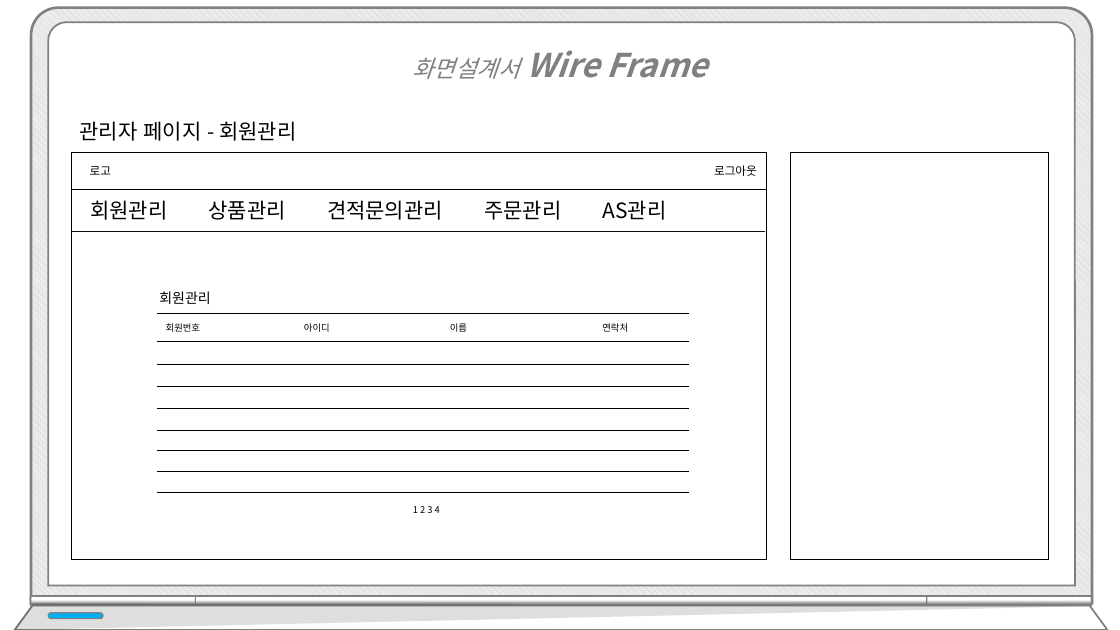
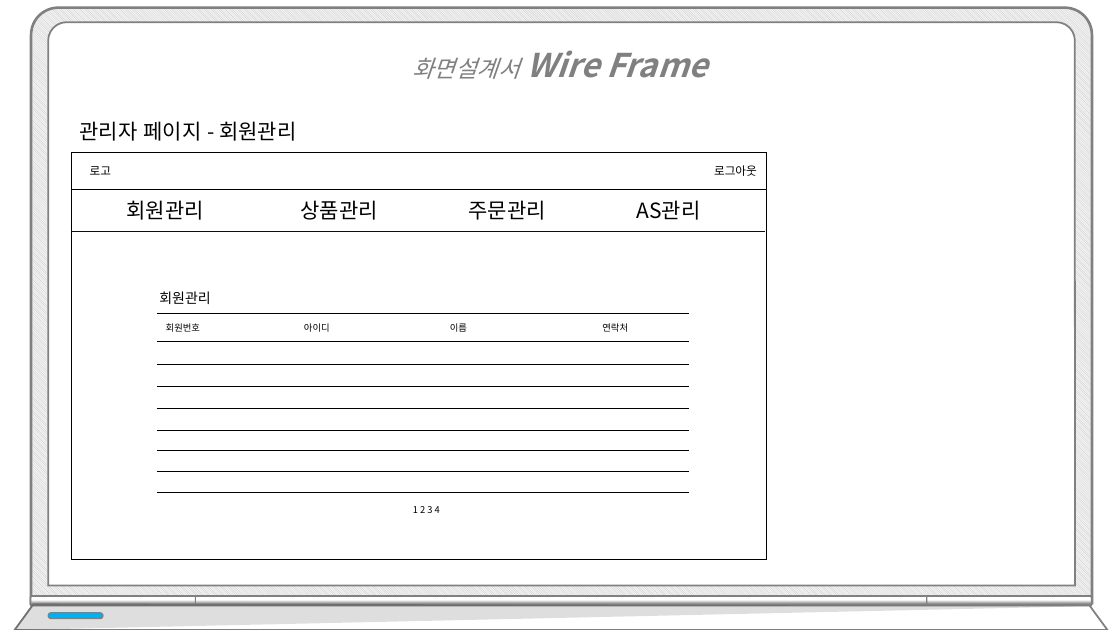
Before and after one commit to hhsw07/ezen-academy-projects, a slide deck: slide 20 of WebContent/khj/5차 컴퓨터판매.pptx (slide 34 before the commit). Drawn at 1120x630 pixels with LibreOffice and Linux fonts; fonts in the diff are those of the drawing. Boxes give left, top, right and bottom in pixels: in the first picture for what was removed or moved away, otherwise in the second. Text is boxed around its words. In the diff, an @@ line names an element or a change of style, - is before the commit and + after.

Commit message:
0402

```diff
--- a/WebContent/khj/5차 컴퓨터판매.pptx
+++ b/WebContent/khj/5차 컴퓨터판매.pptx
@@ rectangle removed at <box>791,153,1049,560</box> @@
@@ text at <box>127,200,700,220</box>: text changed @@
-회원관리 상품관리 견적문의관리 주문관리 AS관리
+회원관리 상품관리 주문관리 AS관리
```
Also in this commit, not shown: 20 other slides changed, 16 slides removed.
